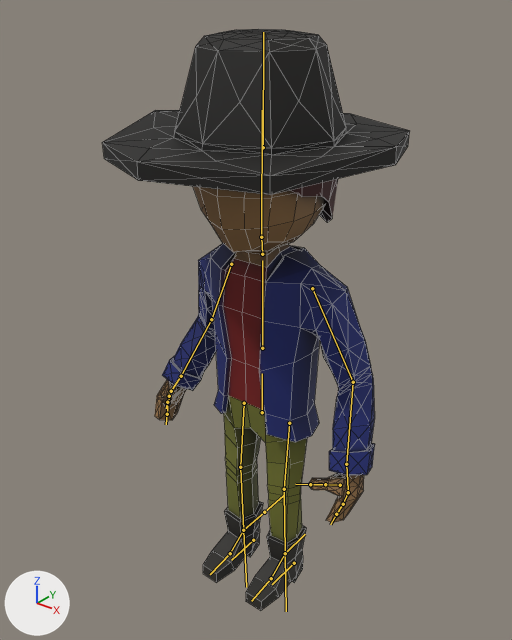
Renders of the Blender file art/ray/project.blend from each side of a commit.
Rendered twice from a camera (50 mm lens) standing at (10.45, -13.34, 17.0) and looking at (-0.31, 0.1, 8.67). The lights are fixed; the arrows at lower left show +X, +Y and +Z. The older version comes first. Both versions are drawn at frame 1 of the action 'Push-1'; the numbers are the values there. The bones that change, and the others that lie on the model, are drawn over the model as lines. Mesh edges are drawn as thin lines.

Objects in the first picture: 'Character'.
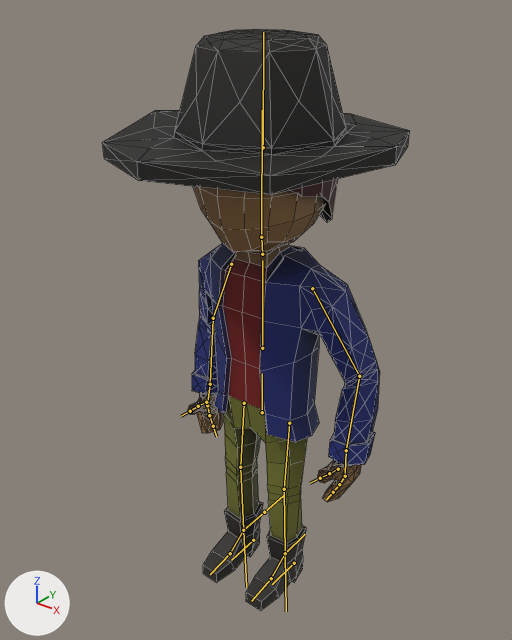
Pixel boxes (x1, y1, x2, y2) of what changed, in the pictures (512 x 640 px):
```json
{"object": "Character", "change": "posed", "before": [103, 29, 409, 611], "after": [103, 29, 409, 611]}
{"bone": "Upper Arm.L", "before": "(312, 288) to (353, 382)", "after": "(312, 288) to (359, 376)"}
{"bone": "Lower Arm.L", "before": "(353, 382) to (346, 464)", "after": "(359, 376) to (346, 450)"}
{"bone": "Thumb01.L", "before": "(340, 485) to (325, 484)", "after": "(338, 469) to (329, 473)"}
{"bone": "Upper Arm.R", "before": "(231, 264) to (211, 319)", "after": "(231, 264) to (213, 318)"}
{"bone": "Lower Arm.R", "before": "(211, 319) to (181, 376)", "after": "(213, 318) to (210, 384)"}
{"bone": "Thumb01.R", "before": "(171, 391) to (169, 396)", "after": "(206, 402) to (198, 406)"}
```

Scene script edits in JSON lines:
```json
{"block": "bone_upper_arm_l", "where": "bone_upper_arm_l = bpy.data.objects['Armature'].pose.bones['Upper Arm.L']  # child of 'Chest'"}
{"op": "set", "path": "bone_upper_arm_l.rotation_euler", "old": "(0.175, -0.262, -0.0873)", "new": "(0.157, -0.175, -0.192)", "note": "degrees (10, -15, -5) -> degrees (9, -10, -11)"}
{"block": "bone_lower_arm_l", "where": "bone_lower_arm_l = bpy.data.objects['Armature'].pose.bones['Lower Arm.L']  # child of 'Upper Arm.L'"}
{"op": "set", "path": "bone_lower_arm_l.rotation_euler", "old": "(0.175, 0.175, 0.262)", "new": "(0.384, 0.175, 0.297)", "note": "degrees (10, 10, 15) -> degrees (22, 10, 17)"}
{"block": "bone_thumb01_l", "where": "bone_thumb01_l = bpy.data.objects['Armature'].pose.bones['Thumb01.L']  # child of 'Hand.L'"}
{"op": "set", "path": "bone_thumb01_l.rotation_euler", "old": "(0.0, 0.0, 0.0)", "new": "(-0.332, -0.175, -0.576)", "note": "degrees (0, 0, 0) -> degrees (-19, -10, -33)"}
{"block": "bone_upper_arm_r", "where": "bone_upper_arm_r = bpy.data.objects['Armature'].pose.bones['Upper Arm.R']  # child of 'Chest'"}
{"op": "set", "path": "bone_upper_arm_r.rotation_euler", "old": "(0.175, 0.349, 0.262)", "new": "(0.175, 0.332, 0.279)", "note": "degrees (10, 20, 15) -> degrees (10, 19, 16)"}
{"block": "bone_lower_arm_r", "where": "bone_lower_arm_r = bpy.data.objects['Armature'].pose.bones['Lower Arm.R']  # child of 'Upper Arm.R'"}
{"op": "set", "path": "bone_lower_arm_r.rotation_euler", "old": "(0.175, -0.175, -0.349)", "new": "(0.593, -0.175, -0.314)", "note": "degrees (10, -10, -20) -> degrees (34, -10, -18)"}
{"block": "bone_thumb01_r", "where": "bone_thumb01_r = bpy.data.objects['Armature'].pose.bones['Thumb01.R']  # child of 'Hand.R'"}
{"op": "set", "path": "bone_thumb01_r.rotation_euler", "old": "(0.0, 0.0, 0.0)", "new": "(-0.262, 0.14, 0.593)", "note": "degrees (0, 0, 0) -> degrees (-15, 8, 34)"}
```
